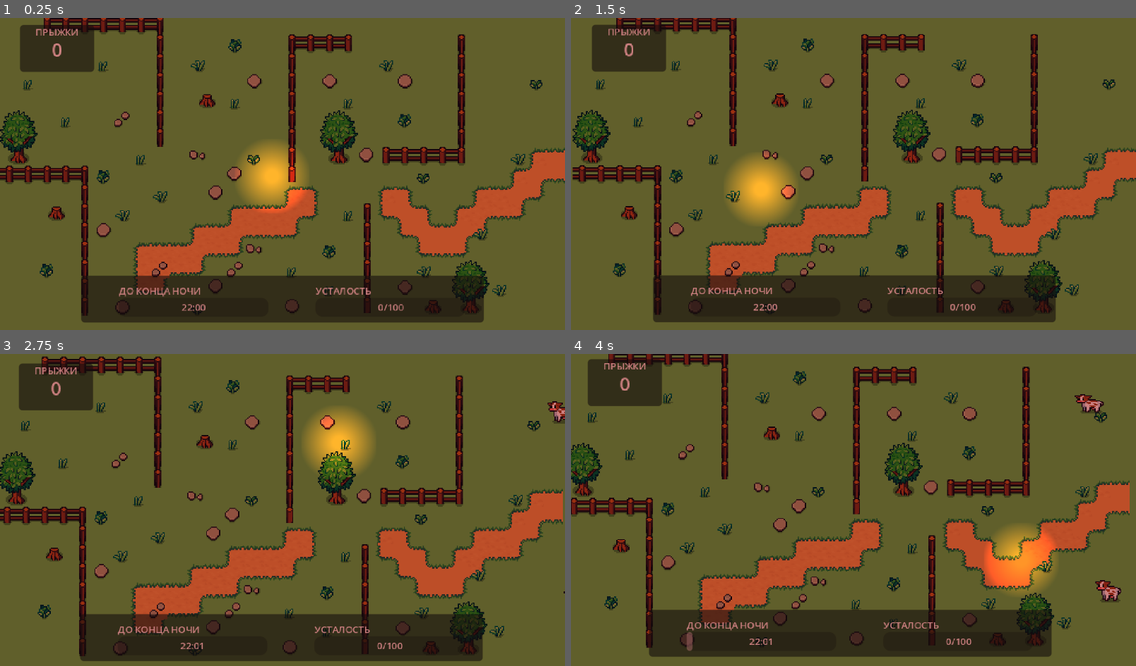
Above: before the commit, frames 1-4 (two rows, left to right).
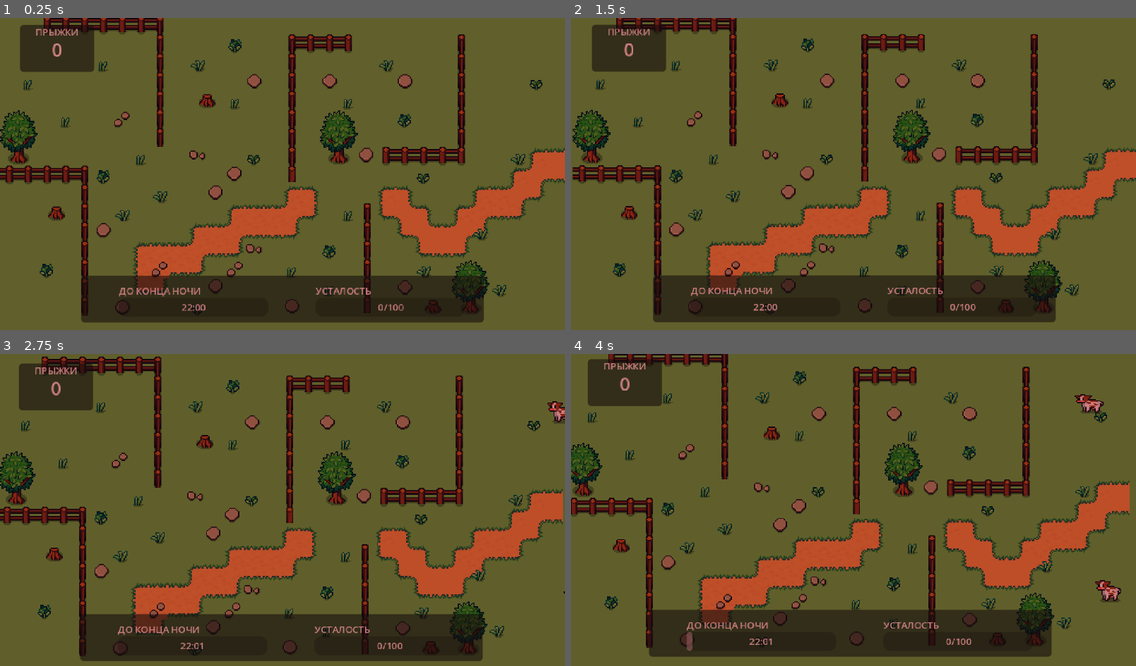
Above: after the commit, the same moments.

Repository: kandlash/Count-The-Sheep
Game: Godot game, scene res://scenes/world.tscn
Same seed, same stepped clock (60 frames per second), same inputs: the game is played once before the commit and once after it. Sound files missing from this copy of the repository are replaced by a short silence.
Inputs (mouse positions are in pixels of both pictures, inside the frame that each line leads up to):
- Up to frame 1 (0.25 s): no input
- Up to frame 2 (1.5 s): tap Enter (ui_accept) at 0.5, 0.6, 0.77, 1.07, 1.35 s; move the mouse to (977, 161) at 0.52 s; click (977, 161) at 0.67 s; move the mouse to (740, 192) at 1.27 s; click (740, 192) at 1.42 s
- Up to frame 3 (2.75 s): tap Enter (ui_accept) at 1.52, 1.82, 2.1 s; move the mouse to (339, 441) at 2.02 s; click (339, 441) at 2.17 s
- Up to frame 4 (4 s): move the mouse to (825, 575) at 2.77 s; tap Enter (ui_accept) at 2.85, 3.02, 3.32, 3.6, 3.77 s; click (825, 575) at 2.92 s; move the mouse to (1023, 559) at 3.52 s; click (1023, 559) at 3.67 s

The runs differ from the first frame. In frame 1, 2.1% of the frame differs, in the area x 41-55%, y 39-63%; in frame 2, 2.0%; in frame 3, 1.9%; in frame 4, 2.1%, in the area x 73-86%, y 55-77%.

Commit message:
transition, upgrades

Diff:
--- a/project.godot
+++ b/project.godot
@@ -19,6 +19,8 @@
 
 AudioManager="*uid://coruagk2s3ik7"
 G="*uid://dal4lsda244ka"
+upgrade_manager="*uid://odo4gu7iospi"
+Transition="*uid://biw22ayyx05gk"
 
 [display]
 
--- /dev/null
+++ b/scenes/transition.tscn
@@ -0,0 +1,82 @@
+[gd_scene format=3 uid="uid://biw22ayyx05gk"]
+
+[ext_resource type="Script" uid="uid://bhd47582tcinl" path="res://scripts/transition.gd" id="1_rerct"]
+
+[sub_resource type="Animation" id="Animation_kg4ax"]
+length = 0.001
+tracks/0/type = "value"
+tracks/0/imported = false
+tracks/0/enabled = true
+tracks/0/path = NodePath("ColorRect:color")
+tracks/0/interp = 1
+tracks/0/loop_wrap = true
+tracks/0/keys = {
+"times": PackedFloat32Array(0),
+"transitions": PackedFloat32Array(1),
+"update": 0,
+"values": [Color(0, 0, 0, 1)]
+}
+tracks/1/type = "value"
+tracks/1/imported = false
+tracks/1/enabled = true
+tracks/1/path = NodePath("ColorRect:visible")
+tracks/1/interp = 1
+tracks/1/loop_wrap = true
+tracks/1/keys = {
+"times": PackedFloat32Array(0),
+"transitions": PackedFloat32Array(1),
+"update": 1,
+"values": [true]
+}
+
+[sub_resource type="Animation" id="Animation_rerct"]
+resource_name = "fade_to_black"
+tracks/0/type = "value"
+tracks/0/imported = false
+tracks/0/enabled = true
+tracks/0/path = NodePath("ColorRect:color")
+tracks/0/interp = 1
+tracks/0/loop_wrap = true
+tracks/0/keys = {
+"times": PackedFloat32Array(0, 1),
+"transitions": PackedFloat32Array(1, 1),
+"update": 0,
+"values": [Color(0, 0, 0, 0), Color(0, 0, 0, 1)]
+}
+
+[sub_resource type="Animation" id="Animation_f0i4t"]
+resource_name = "fade_to_normal"
+tracks/0/type = "value"
+tracks/0/imported = false
+tracks/0/enabled = true
+tracks/0/path = NodePath("ColorRect:color")
+tracks/0/interp = 1
+tracks/0/loop_wrap = true
+tracks/0/keys = {
+"times": PackedFloat32Array(0.03333333, 1),
+"transitions": PackedFloat32Array(1, 1),
+"update": 0,
+"values": [Color(0, 0, 0, 1), Color(0, 0, 0, 0)]
+}
+
+[sub_resource type="AnimationLibrary" id="AnimationLibrary_px735"]
+_data = {
+&"RESET": SubResource("Animation_kg4ax"),
+&"fade_to_black": SubResource("Animation_rerct"),
+&"fade_to_normal": SubResource("Animation_f0i4t")
+}
+
+[node name="Transition" type="CanvasLayer" unique_id=494215928]
+script = ExtResource("1_rerct")
+
+[node name="ColorRect" type="ColorRect" parent="." unique_id=851041989]
+anchors_preset = 15
+anchor_right = 1.0
+anchor_bottom = 1.0
+grow_horizontal = 2
+grow_vertical = 2
+color = Color(0, 0, 0, 1)
+
+[node name="AnimationPlayer" type="AnimationPlayer" parent="." unique_id=466981115]
+libraries/ = SubResource("AnimationLibrary_px735")
+autoplay = &"fade_in"
--- /dev/null
+++ b/scenes/upgrade_line.tscn
@@ -0,0 +1,6 @@
+[gd_scene format=3 uid="uid://bsqlu0en8unh2"]
+
+[ext_resource type="Script" uid="uid://b0e4qn65clyo3" path="res://scripts/upgrades/upgrade_line.gd" id="1_od7nd"]
+
+[node name="UpgradeLine" type="Line2D" unique_id=793715728]
+script = ExtResource("1_od7nd")
--- /dev/null
+++ b/scenes/upgrade_node.tscn
@@ -0,0 +1,8 @@
+[gd_scene format=3 uid="uid://cct7xr4pxwt6a"]
+
+[ext_resource type="Script" uid="uid://bpsd8hp32k5k" path="res://scripts/upgrades/upgrade_node.gd" id="1_i2vvs"]
+
+[node name="Button" type="Button" unique_id=85148866]
+offset_right = 8.0
+offset_bottom = 8.0
+script = ExtResource("1_i2vvs")
--- /dev/null
+++ b/scenes/upgrade_shop.tscn
@@ -0,0 +1,42 @@
+[gd_scene format=3 uid="uid://bqpeb8fqkvtg3"]
+
+[ext_resource type="Script" uid="uid://cv7ur3lfn7ikn" path="res://scripts/upgrades/upgrade_shop.gd" id="1_mrt2i"]
+[ext_resource type="PackedScene" uid="uid://cct7xr4pxwt6a" path="res://scenes/upgrade_node.tscn" id="1_v8ny2"]
+[ext_resource type="Script" uid="uid://c2j7xg4ic7oka" path="res://scripts/upgrades/upgrade_shop_main.gd" id="1_ya5xe"]
+[ext_resource type="PackedScene" uid="uid://bsqlu0en8unh2" path="res://scenes/upgrade_line.tscn" id="3_mfja5"]
+
+[node name="UpgradeShop" type="CanvasLayer" unique_id=1935150888]
+script = ExtResource("1_ya5xe")
+
+[node name="UpgradeShop" type="Control" parent="." unique_id=1169477032]
+layout_mode = 3
+anchors_preset = 0
+offset_right = 40.0
+offset_bottom = 40.0
+
+[node name="GraphRoot" type="Node2D" parent="UpgradeShop" unique_id=209743320]
+script = ExtResource("1_mrt2i")
+
+[node name="UpgradeNode" parent="UpgradeShop/GraphRoot" unique_id=516911011 instance=ExtResource("1_v8ny2")]
+offset_left = 45.0
+offset_top = 113.0
+offset_right = 53.0
+offset_bottom = 121.0
+upgrade_id = "owl_1"
+
+[node name="UpgradeNode2" parent="UpgradeShop/GraphRoot" unique_id=85148866 instance=ExtResource("1_v8ny2")]
+offset_left = 152.0
+offset_top = 80.0
+offset_right = 160.0
+offset_bottom = 88.0
+upgrade_id = "owl_2"
+
+[node name="UpgradeNode3" parent="UpgradeShop/GraphRoot" unique_id=158135056 instance=ExtResource("1_v8ny2")]
+offset_left = 245.0
+offset_top = 43.0
+offset_right = 253.0
+offset_bottom = 51.0
+upgrade_id = "owl_3"
+
+[node name="UpgradeLine" parent="UpgradeShop/GraphRoot" unique_id=793715728 instance=ExtResource("3_mfja5")]
+default_color = Color(1, 0, 0, 1)
--- a/scenes/world.tscn
+++ b/scenes/world.tscn
@@ -411,6 +411,7 @@
 script = ExtResource("1_e3hyu")
 
 [node name="cursor_light" type="PointLight2D" parent="." unique_id=1528558070]
+visible = false
 position = Vector2(104, 137)
 color = Color(1, 0.34117648, 0, 1)
 energy = 1.31
--- a/scripts/G.gd
+++ b/scripts/G.gd
@@ -1,5 +1,15 @@
 extends Node
 
-var tired_score := 0
+var tired_points := 0
+var jumps_count := 0
+
+var max_tired_points := 100
+var money := 100000
+
+# можно расширять бесконечно
+var jump_power := 1.0
+var income_multiplier := 1.0
+
+var upgrades := {} # id -> level
 
 var world: World
--- /dev/null
+++ b/scripts/transition.gd
@@ -0,0 +1,22 @@
+extends CanvasLayer
+
+signal on_transition_finished
+
+@onready var color_rect: ColorRect = $ColorRect
+@onready var animation_player: AnimationPlayer = $AnimationPlayer
+
+
+func _ready():
+	color_rect.visible = false
+	animation_player.animation_finished.connect(_on_animation_finished)
+
+func _on_animation_finished(anim_name):
+	if anim_name == "fade_to_black":
+		on_transition_finished.emit()
+		animation_player.play("fade_to_normal")
+	elif anim_name == "fade_to_normal":
+		color_rect.visible = false
+
+func transition():
+	color_rect.visible = true
+	animation_player.play("fade_to_black")
--- /dev/null
+++ b/scripts/upgrades/UpgradeManager.gd
@@ -0,0 +1,73 @@
+extends Node
+class_name UpgradeManager
+
+signal changed
+
+var data = UpgradeData.get_data()
+
+func get_level(id: String) -> int:
+	return G.upgrades.get(id, 0)
+
+func can_buy(id: String) -> bool:
+	if !is_unlocked(id):
+		return false
+
+	var lvl = get_level(id)
+	var cfg = data[id]
+
+	if lvl >= cfg["max_level"]:
+		return false
+
+	return G.money >= cfg["cost"][lvl]
+
+func buy(id: String):
+	if !can_buy(id):
+		return
+
+	var lvl = get_level(id)
+	var cfg = data[id]
+
+	G.money -= cfg["cost"][lvl]
+	lvl += 1
+	G.upgrades[id] = lvl
+
+	_apply_effects(id, lvl)
+
+	emit_signal("changed")
+
+# 🔥 НОВАЯ СИСТЕМА ЭФФЕКТОВ
+func _apply_effects(id: String, lvl: int):
+	var cfg = data[id]
+
+	# берём эффекты для конкретного уровня
+	var effects_list = cfg["effects"][lvl - 1]
+
+	for effect in effects_list:
+		_apply_single_effect(effect)
+
+func _apply_single_effect(effect: Dictionary):
+	match effect["type"]:
+
+		"max_tired":
+			G.max_tired_points = effect["value"]
+
+		"jump_power":
+			G.jump_power = effect["value"]
+
+		"income_multiplier":
+			G.income_multiplier = effect["value"]
+
+		_:
+			push_warning("Unknown effect: " + str(effect))
+
+func is_unlocked(id: String) -> bool:
+	var cfg = data[id]
+
+	if !cfg.has("parents") or cfg["parents"].is_empty():
+		return true
+
+	for p in cfg["parents"]:
+		if G.upgrades.get(p, 0) > 0:
+			return true
+
+	return false
--- /dev/null
+++ b/scripts/upgrades/upgrade_data.gd
@@ -0,0 +1,45 @@
+class_name UpgradeData
+
+static func get_data():
+	return {
+		"owl_1": {
+			"name": "Сова I",
+			"max_level": 3,
+			"cost": [10, 20, 40],
+			"parents": [],
+			"next": ["owl_2"],
+
+			"effects": [
+				[{ "type": "max_tired", "value": 100 }],
+				[{ "type": "max_tired", "value": 120 }],
+				[{ "type": "max_tired", "value": 150 }]
+			]
+		},
+
+		"owl_2": {
+			"name": "Сова II",
+			"max_level": 3,
+			"cost": [60, 80, 120],
+			"parents": ["owl_1"],
+			"next": ["owl_3"],
+
+			"effects": [
+				[{ "type": "max_tired", "value": 200 }],
+				[{ "type": "max_tired", "value": 220 }],
+				[{ "type": "max_tired", "value": 250 }]
+			]
+		},
+
+		"owl_3": {
+			"name": "Сова III",
+			"max_level": 1,
+			"cost": [200],
+			"parents": ["owl_2"],
+			"next": [],
+
+			"effects": [
+				[{ "type": "max_tired", "value": 300 }]
+			]
+		},
+
+	}
--- /dev/null
+++ b/scripts/upgrades/upgrade_line.gd
@@ -0,0 +1,7 @@
+extends Line2D
+class_name UpgradeLine
+
+func setup(a: Vector2, b: Vector2):
+	clear_points()
+	add_point(a)
+	add_point(b)
--- /dev/null
+++ b/scripts/upgrades/upgrade_node.gd
@@ -0,0 +1,33 @@
+extends Button
+class_name UpgradeNode
+
+@export var upgrade_id: String
+
+@onready var manager: UpgradeManager = upgrade_manager
+
+func _ready():
+	manager.changed.connect(_update)
+	call_deferred("_update")
+
+func _pressed():
+	manager.buy(upgrade_id)
+	_update()
+
+func _update():
+	var data = UpgradeData.get_data().get(upgrade_id)
+	if data == null:
+		return
+
+	visible = manager.is_unlocked(upgrade_id)
+	if !visible:
+		return
+
+	var lvl = manager.get_level(upgrade_id)
+
+	text = "%s\nLv %d/%d" % [
+		data["name"],
+		lvl,
+		data["max_level"]
+	]
+
+	disabled = !manager.can_buy(upgrade_id)
--- /dev/null
+++ b/scripts/upgrades/upgrade_shop.gd
@@ -0,0 +1,6 @@
+extends Node2D
+
+var data = UpgradeData.get_data()
+
+var nodes := {}
+var line_scene = preload("res://scenes/upgrade_line.tscn")
--- /dev/null
+++ b/scripts/upgrades/upgrade_shop_main.gd
@@ -0,0 +1,5 @@
+extends CanvasLayer
+
+func _process(delta: float) -> void:
+	if Input.is_action_just_pressed("ui_accept"):
+		get_tree().change_scene_to_file("res://scenes/world.tscn")
--- a/scripts/world.gd
+++ b/scripts/world.gd
@@ -31,9 +31,9 @@
 
 	# важно для tired bar
 	tired_progressbar.min_value = 0
-	tired_progressbar.max_value = max_tired_points
+	tired_progressbar.max_value = G.max_tired_points
 	tired_progressbar.value = 0
-	tired_label.text = "%d/%d" % [tired_points, max_tired_points]
+	tired_label.text = "%d/%d" % [G.tired_points, G.max_tired_points]
 
 
 func _process(delta: float) -> void:
@@ -91,17 +91,23 @@
 	var diff = abs(a - b)
 	return min(diff, 24 * 60 - diff)
 
+func add_jump(jump_points: int, tired_add: int):
+	G.jumps_count += jump_points
+	G.tired_points = clamp(G.tired_points + tired_add, 0, G.max_tired_points)
+	if G.tired_points == G.max_tired_points:
+		G.tired_points = 0
+		Transition.transition()
+		await Transition.on_transition_finished
+		print('reload!')
+		get_tree().change_scene_to_file("res://scenes/upgrade_shop.tscn")
 
-func add_jump(jump_points: int, tired_add: int):
-	jumps_count += jump_points
-	tired_points = clamp(tired_points + tired_add, 0, max_tired_points)
 
 	_update_jumps_ui()
 	_update_tired_ui_animated()
 
 
 func _update_jumps_ui() -> void:
-	jumps_label.text = str(jumps_count)
+	jumps_label.text = str(G.jumps_count)
 
 	var tween := create_tween()
 	jumps_label.scale = Vector2(1.25, 1.25)
@@ -111,17 +117,14 @@
 
 
 func _update_tired_ui_animated() -> void:
-	# правильный текст: 40/100
-	tired_label.text = "%d/%d" % [tired_points, max_tired_points]
+	tired_label.text = "%d/%d" % [G.tired_points, G.max_tired_points]
 
 	var tween := create_tween()
 
-	# теперь используем РЕАЛЬНЫЕ значения, не 0..1
-	tween.tween_property(tired_progressbar, "value", tired_points, 0.4)\
+	tween.tween_property(tired_progressbar, "value", G.tired_points, 0.4)\
 		.set_trans(Tween.TRANS_SINE)\
 		.set_ease(Tween.EASE_OUT)
 
-	# небольшой juice-пульс
 	tired_progressbar.scale = Vector2(1.03, 1.03)
 	tween.parallel().tween_property(tired_progressbar, "scale", Vector2.ONE, 0.25)\
 		.set_trans(Tween.TRANS_BACK)\
Not shown, added: scripts/transition.gd.uid
Not shown, added: scripts/upgrades/UpgradeManager.gd.uid
Not shown, added: scripts/upgrades/upgrade_data.gd.uid
Not shown, added: scripts/upgrades/upgrade_line.gd.uid
Not shown, added: scripts/upgrades/upgrade_node.gd.uid
Not shown, added: scripts/upgrades/upgrade_shop.gd.uid
Not shown, added: scripts/upgrades/upgrade_shop_main.gd.uid
